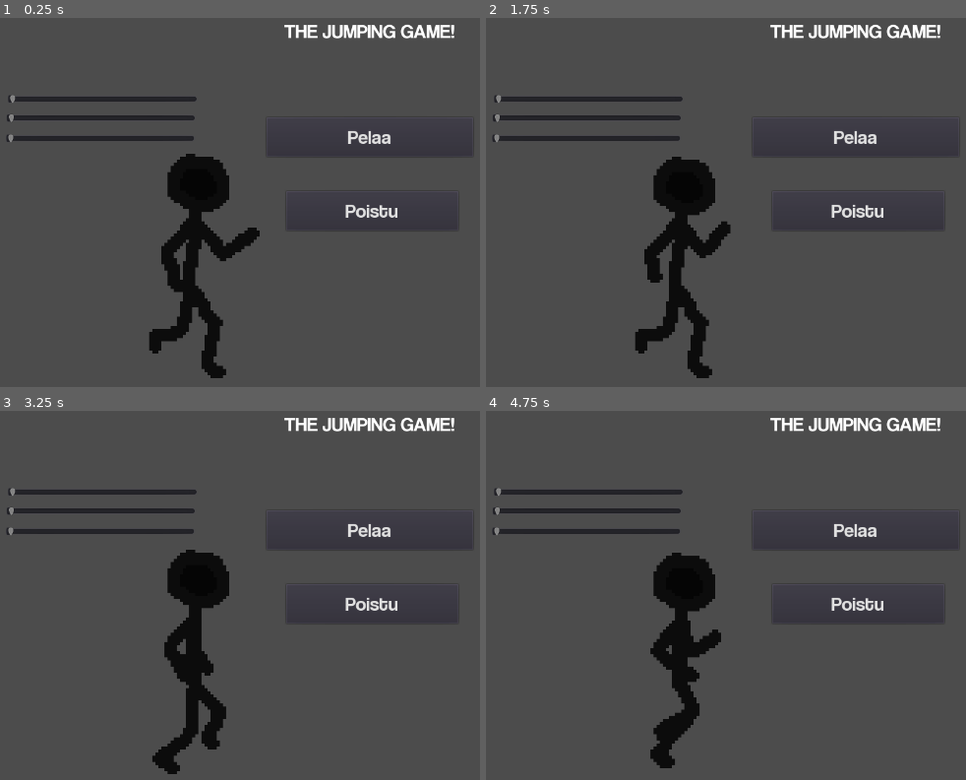
Above: before the commit, frames 1-4 (two rows, left to right).
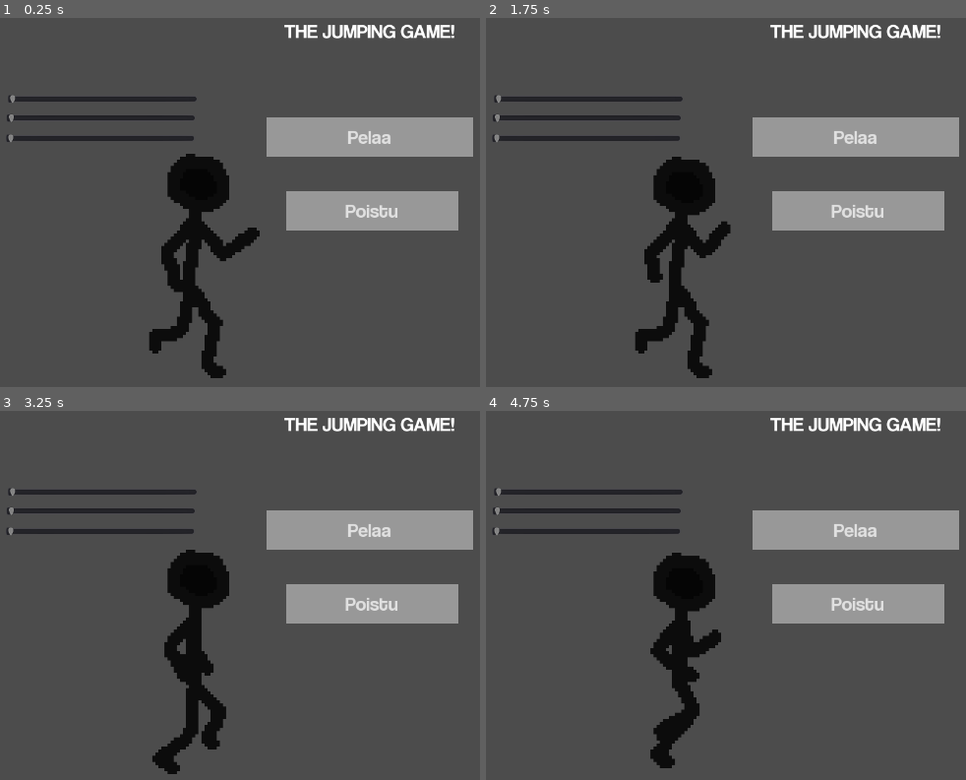
Above: after the commit, the same moments.

Repository: Diizisti/TikkuUkko-Peli
Game: Godot game, scene res://scenet/alotusruutu.tscn
The game is run twice, just before and just after one commit, with the same random seed, the same clock (stepped at 60 frames per second) and the same inputs.
Inputs:
- Up to frame 1 (0.25 s): no input
- Up to frame 2 (1.75 s): hold S (crouch) 0.53-1.28 s; hold D (right) from 0.53 s (still down); tap Space (jump) at 0.77, 1.52 s; tap S (crouch) at 1.35 s
- Up to frame 3 (3.25 s): release D (right) at 2.03 s; hold A (left) 2.03-2.78 s; hold S (crouch) 2.03-2.78 s; hold D (right) from 2.78 s (still down); tap S (crouch) at 2.85 s; tap Space (jump) at 3.02 s
- Up to frame 4 (4.75 s): hold S (crouch) 3.53-4.28 s; tap Space (jump) at 3.77, 4.52 s; release D (right) at 4.28 s; hold A (left) from 4.28 s (still down); tap S (crouch) at 4.35 s

The runs differ from the first frame. In frame 1, 8.1% of the frame differs, in the area x 55-99%, y 26-58%; in frame 2, 8.1%; in frame 3, 8.1%; in frame 4, 8.1%.

Commit message:
theme

Diff:
--- /dev/null
+++ b/assets/large.tres
@@ -0,0 +1,7 @@
+[gd_resource type="DynamicFont" load_steps=2 format=2]
+
+[ext_resource path="res://assets/coolvetica.ttf" type="DynamicFontData" id=1]
+
+[resource]
+size = 64
+font_data = ExtResource( 1 )
--- /dev/null
+++ b/assets/theme.tres
@@ -0,0 +1,28 @@
+[gd_resource type="Theme" load_steps=5 format=2]
+
+[ext_resource path="res://assets/medium.tres" type="DynamicFont" id=1]
+
+[sub_resource type="StyleBoxFlat" id=1]
+border_width_left = 4
+border_width_top = 4
+border_width_right = 4
+border_width_bottom = 4
+
+[sub_resource type="StyleBoxFlat" id=2]
+
+[sub_resource type="StyleBoxFlat" id=3]
+bg_color = Color( 0.8, 0.8, 0.8, 1 )
+
+[resource]
+default_font = ExtResource( 1 )
+Button/colors/font_color = Color( 0.88, 0.88, 0.88, 1 )
+Button/colors/font_color_disabled = Color( 0.9, 0.9, 0.9, 0.2 )
+Button/colors/font_color_hover = Color( 0.94, 0.94, 0.94, 1 )
+Button/colors/font_color_pressed = Color( 1, 1, 1, 1 )
+Button/constants/hseparation = 2
+Button/fonts/font = null
+Button/styles/disabled = null
+Button/styles/focus = null
+Button/styles/hover = SubResource( 1 )
+Button/styles/normal = SubResource( 2 )
+Button/styles/pressed = SubResource( 3 )
--- a/project.godot
+++ b/project.godot
@@ -36,6 +36,7 @@
 
 [gui]
 
+theme/custom="res://assets/theme.tres"
 theme/custom_font="res://assets/medium.tres"
 
 [input]
